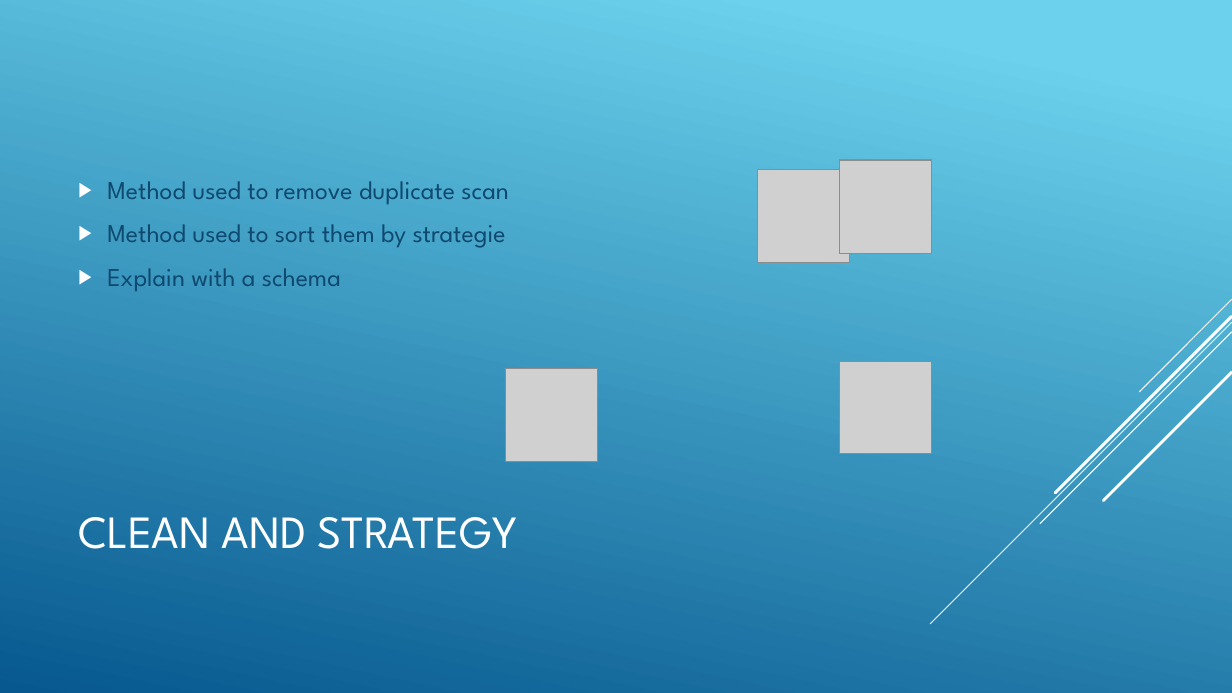
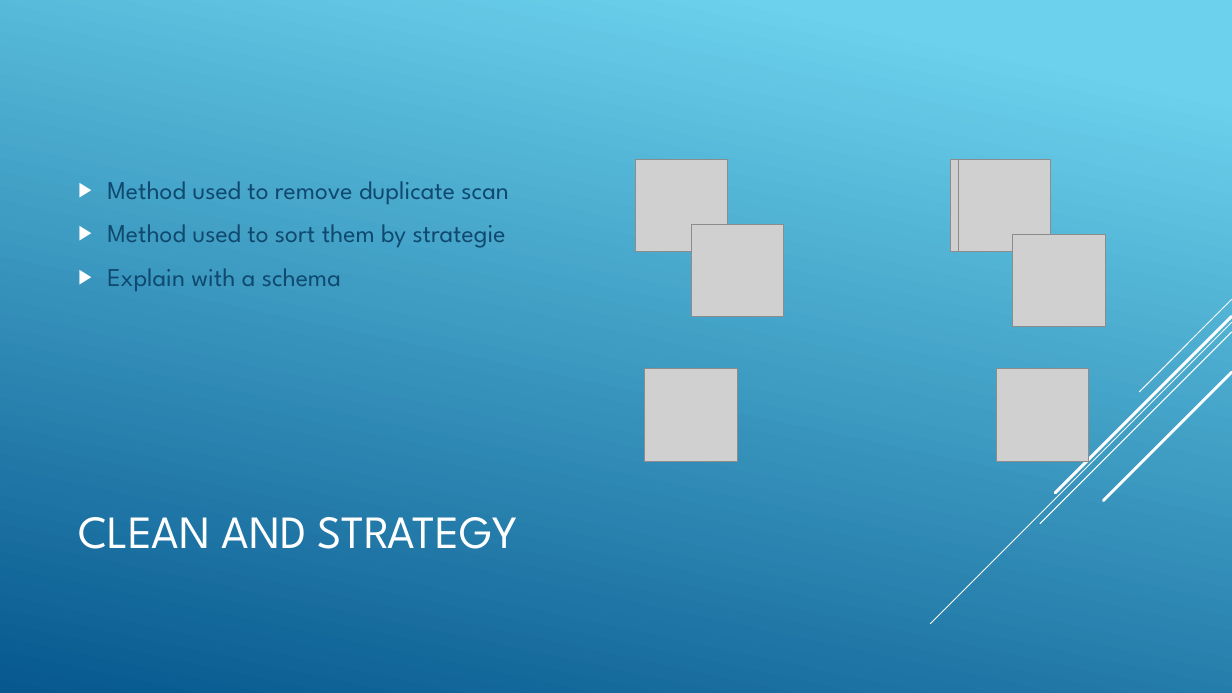
Before and after one commit to jnguyen1192/SIA, a slide deck: slide 14 of SAI_presentation.pptx. Drawn at 1232x693 pixels with LibreOffice and Linux fonts; fonts in the diff are those of the drawing; grey boxes stand for pictures. Boxes give left, top, right and bottom in pixels: in the first picture for what was removed or moved away, otherwise in the second. Text is boxed around its words. In the diff, an @@ line names an element or a change of style, - is before the commit and + after.

Commit message:
#12 Icon positions updated on solution slides

```diff
--- a/SAI_presentation.pptx
+++ b/SAI_presentation.pptx
@@ picture moved from (x1=758, y1=170, x2=850, y2=262) to (x1=636, y1=160, x2=728, y2=252) @@
@@ picture moved from (x1=839, y1=160, x2=932, y2=252) to (x1=951, y1=160, x2=1043, y2=252) @@
@@ picture moved from (x1=839, y1=161, x2=932, y2=253) to (x1=958, y1=160, x2=1051, y2=252) @@
@@ picture added at (x1=691, y1=225, x2=784, y2=317) @@
@@ picture added at (x1=1013, y1=234, x2=1105, y2=326) @@
@@ picture moved from (x1=506, y1=369, x2=598, y2=461) to (x1=645, y1=369, x2=738, y2=461) @@
@@ picture moved from (x1=839, y1=361, x2=932, y2=454) to (x1=997, y1=369, x2=1090, y2=461) @@
```
